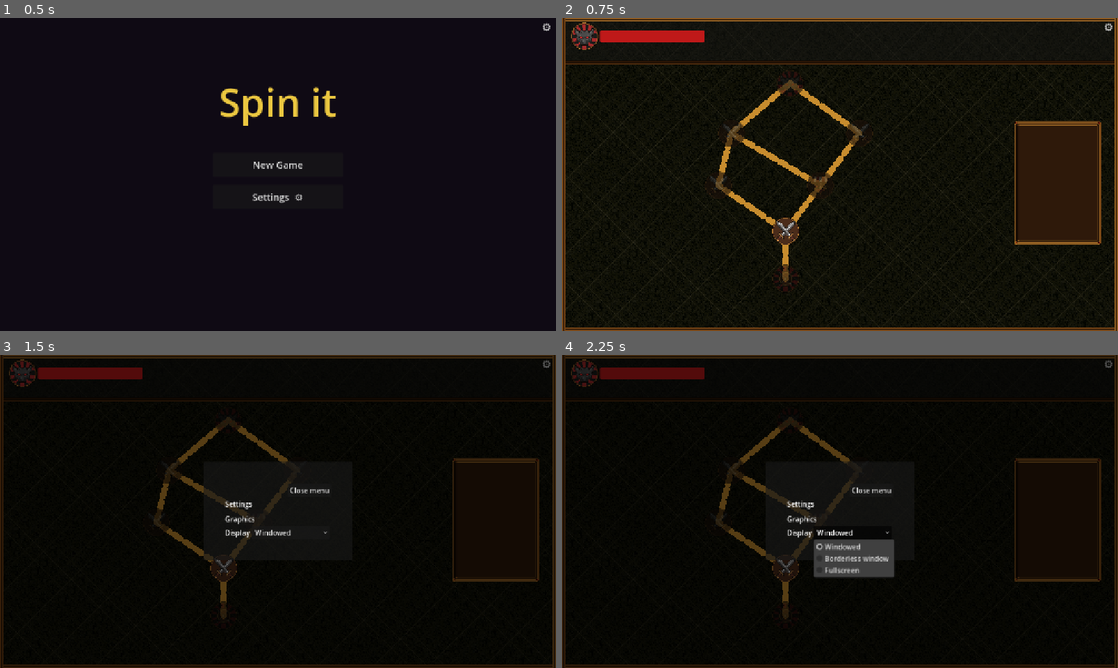
Above: before the commit, frames 1-4 (two rows, left to right).
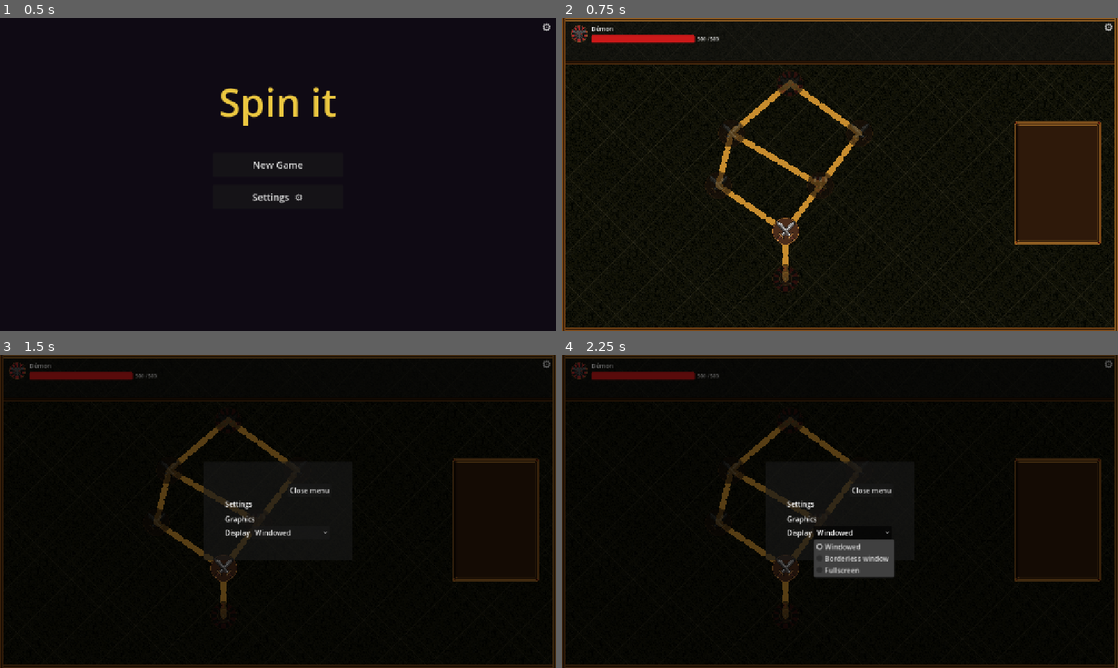
Above: after the commit, the same moments.

Repository: mgrass-dev/spin-it
Game: Godot game, scene res://scenes/title.tscn
Two runs of this game, one before a commit and one after it. Both use one fixed random seed, a clock stepped at 60 frames per second and the inputs below.
Inputs:
- Up to frame 1 (0.5 s): no input
- Up to frame 2 (0.75 s): click "New Game" at 0.5 s
- Up to frame 3 (1.5 s): click "⚙" at 1.25 s
- Up to frame 4 (2.25 s): click "Windowed" at 2 s

Frame 1 is identical in both runs. In frame 2, 0.7% of the frame differs, in the area x 1-29%, y 1-11%; in frame 3, 0.5%; in frame 4, 0.5%.

Commit message:
feat: generic HPBar component; fix info panel layout; boss HP on map

Diff:
--- /dev/null
+++ b/scenes/hp_bar.tscn
@@ -0,0 +1,40 @@
+[gd_scene format=3 uid="uid://c3hpbarscn001"]
+
+[ext_resource type="Script" uid="uid://c3hpbarscript1" path="res://scripts/hp_bar.gd" id="1_hpbar"]
+
+[node name="HPBar" type="HBoxContainer"]
+script = ExtResource("1_hpbar")
+theme_override_constants/separation = 8
+
+[node name="Icon" type="TextureRect" parent="."]
+custom_minimum_size = Vector2(40, 40)
+size_flags_vertical = 4
+expand_mode = 1
+stretch_mode = 4
+
+[node name="Content" type="VBoxContainer" parent="."]
+size_flags_horizontal = 3
+size_flags_vertical = 4
+theme_override_constants/separation = 4
+
+[node name="NameLabel" type="Label" parent="Content"]
+visible = false
+size_flags_horizontal = 3
+text = ""
+theme_override_font_sizes/font_size = 14
+
+[node name="BarRow" type="HBoxContainer" parent="Content"]
+size_flags_horizontal = 3
+size_flags_vertical = 4
+theme_override_constants/separation = 6
+
+[node name="Bar" type="ProgressBar" parent="Content/BarRow"]
+size_flags_horizontal = 3
+size_flags_vertical = 4
+custom_minimum_size = Vector2(0, 18)
+show_percentage = false
+
+[node name="ValueLabel" type="Label" parent="Content/BarRow"]
+size_flags_vertical = 4
+text = "0 / 0"
+theme_override_font_sizes/font_size = 11
--- a/scenes/main.tscn
+++ b/scenes/main.tscn
@@ -6,11 +6,10 @@
 [ext_resource type="Texture2D" uid="uid://dkebnr0474l07" path="res://sprites/background/fond_ennemi.png" id="3_enemy_bg"]
 [ext_resource type="Texture2D" uid="uid://dufvspmj8ri5g" path="res://sprites/background/fond_joueur.png" id="4_player_bg"]
 [ext_resource type="Texture2D" uid="uid://dgu3bykqg77sd" path="res://sprites/background/barre_de_séparation.png" id="5_separator"]
-[ext_resource type="Texture2D" uid="uid://d08syq3ek6nee" path="res://sprites/hud/barre_de_vie_ennemi.png" id="6_enemy_hp"]
-[ext_resource type="Texture2D" uid="uid://bqedb6wkxmhsu" path="res://sprites/hud/barre_de_vie_perso.png" id="7_player_hp"]
 [ext_resource type="Texture2D" uid="uid://crvcgeqwk3yuy" path="res://sprites/hud/hud_bille.png" id="9_hud_ball"]
 [ext_resource type="PackedScene" uid="uid://bpbktemfxbgni" path="res://scenes/damage_display.tscn" id="11_damage"]
 [ext_resource type="PackedScene" uid="uid://bofw1sm0ss8fu" path="res://scenes/settings_menu.tscn" id="11_ya4ey"]
+[ext_resource type="PackedScene" uid="uid://c3hpbarscn001" path="res://scenes/hp_bar.tscn" id="12_hpbar"]
 
 [node name="Main" type="Node2D" unique_id=1165397904]
 script = ExtResource("1_script")
@@ -33,10 +32,6 @@
 scale = Vector2(1.3499997, 1.3499997)
 texture = ExtResource("5_separator")
 
-[node name="EnemyHealthBar" type="Sprite2D" parent="." unique_id=200000004]
-position = Vector2(170, 40)
-texture = ExtResource("6_enemy_hp")
-
 [node name="EnemyWheel" parent="." unique_id=200000005 instance=ExtResource("1_wheel")]
 position = Vector2(663, 155)
 scale = Vector2(0.5, 0.5)
@@ -44,10 +39,6 @@
 [node name="PlayerWheel" parent="." unique_id=1552624772 instance=ExtResource("1_wheel")]
 position = Vector2(666, 511)
 scale = Vector2(0.75, 0.75)
-
-[node name="PlayerHealthBar" type="Sprite2D" parent="." unique_id=200000006]
-position = Vector2(1119, 357)
-texture = ExtResource("7_player_hp")
 
 [node name="HudBall" type="Sprite2D" parent="." unique_id=200000008]
 position = Vector2(1086, 658)
@@ -63,18 +54,16 @@
 [node name="UILayer" type="CanvasLayer" parent="."]
 layer = 5
 
-[node name="EnemyHPBar" type="ProgressBar" parent="UILayer"]
-offset_left = 82.0
-offset_top = 27.0
-offset_right = 318.0
-offset_bottom = 53.0
-show_percentage = false
+[node name="EnemyHPBar" parent="UILayer" instance=ExtResource("12_hpbar")]
+offset_left = 15.0
+offset_top = 10.0
+offset_right = 310.0
+offset_bottom = 62.0
 
-[node name="PlayerHPBar" type="ProgressBar" parent="UILayer"]
-offset_left = 1031.0
-offset_top = 344.0
-offset_right = 1267.0
-offset_bottom = 370.0
-show_percentage = false
+[node name="PlayerHPBar" parent="UILayer" instance=ExtResource("12_hpbar")]
+offset_left = 955.0
+offset_top = 328.0
+offset_right = 1265.0
+offset_bottom = 380.0
 
 [node name="SettingsMenu" parent="." unique_id=623952953 instance=ExtResource("11_ya4ey")]
--- a/scenes/map.tscn
+++ b/scenes/map.tscn
@@ -3,8 +3,8 @@
 [ext_resource type="Script" uid="uid://c3mapscript01" path="res://scripts/map.gd" id="1_script"]
 [ext_resource type="Texture2D" uid="uid://d3plvhbe2iqdv" path="res://sprites/map/map_fond_et_cadre.png" id="2_bg"]
 [ext_resource type="Texture2D" uid="uid://cvt7p5inj0fo" path="res://sprites/map/map_legende.png" id="3_legend"]
-[ext_resource type="Texture2D" uid="uid://bv11o5rg4hb4q" path="res://sprites/map/icone_boss.png" id="4_boss_icon"]
-[ext_resource type="PackedScene" uid="uid://bofw1sm0ss8fu" path="res://scenes/settings_menu.tscn" id="5_settings"]
+[ext_resource type="PackedScene" uid="uid://bofw1sm0ss8fu" path="res://scenes/settings_menu.tscn" id="4_settings"]
+[ext_resource type="PackedScene" uid="uid://c3hpbarscn001" path="res://scenes/hp_bar.tscn" id="5_hpbar"]
 
 [node name="Map" type="Node2D"]
 script = ExtResource("1_script")
@@ -29,25 +29,11 @@
 [node name="UILayer" type="CanvasLayer" parent="."]
 layer = 1
 
-[node name="BossSection" type="HBoxContainer" parent="UILayer"]
+[node name="BossHPBar" parent="UILayer" instance=ExtResource("5_hpbar")]
 offset_left = 20.0
 offset_top = 10.0
-offset_right = 340.0
-offset_bottom = 60.0
-
-[node name="BossIcon" type="TextureRect" parent="UILayer/BossSection"]
-custom_minimum_size = Vector2(46, 46)
-texture = ExtResource("4_boss_icon")
-expand_mode = 0
-stretch_mode = 4
-
-[node name="HPBar" type="ProgressBar" parent="UILayer/BossSection"]
-custom_minimum_size = Vector2(240, 28)
-size_flags_vertical = 4
-min_value = 0.0
-max_value = 100.0
-value = 100.0
-show_percentage = false
+offset_right = 360.0
+offset_bottom = 62.0
 
 [node name="InfoPanel" type="Panel" parent="UILayer"]
 offset_left = 952.0
@@ -56,47 +42,20 @@
 offset_bottom = 700.0
 visible = false
 
-[node name="NodeLabel" type="Label" parent="UILayer/InfoPanel"]
-offset_left = 10.0
-offset_top = 14.0
-offset_right = 278.0
-offset_bottom = 50.0
-text = "Combat"
-horizontal_alignment = 1
-theme_override_font_sizes/font_size = 22
-
-[node name="MobIcon" type="TextureRect" parent="UILayer/InfoPanel"]
-offset_left = 94.0
-offset_top = 58.0
-offset_right = 194.0
-offset_bottom = 158.0
-expand_mode = 1
-stretch_mode = 4
-
-[node name="MobName" type="Label" parent="UILayer/InfoPanel"]
-offset_left = 10.0
-offset_top = 164.0
-offset_right = 278.0
-offset_bottom = 196.0
-text = ""
-horizontal_alignment = 1
-theme_override_font_sizes/font_size = 16
-
-[node name="MobHP" type="Label" parent="UILayer/InfoPanel"]
-offset_left = 10.0
-offset_top = 202.0
-offset_right = 278.0
-offset_bottom = 228.0
-text = ""
-horizontal_alignment = 1
-theme_override_font_sizes/font_size = 13
+[node name="MobHPBar" parent="UILayer/InfoPanel" instance=ExtResource("5_hpbar")]
+offset_left = 8.0
+offset_top = 168.0
+offset_right = 280.0
+offset_bottom = 254.0
+icon_size = Vector2(60, 60)
+font_size_name = 16
 
 [node name="StartButton" type="Button" parent="UILayer/InfoPanel"]
 offset_left = 44.0
-offset_top = 574.0
+offset_top = 400.0
 offset_right = 244.0
-offset_bottom = 618.0
+offset_bottom = 440.0
 text = "Start"
 theme_override_font_sizes/font_size = 20
 
-[node name="SettingsMenu" parent="." instance=ExtResource("5_settings")]
+[node name="SettingsMenu" parent="." instance=ExtResource("4_settings")]
--- a/scripts/game_state.gd
+++ b/scripts/game_state.gd
@@ -11,6 +11,7 @@
 
 var enemy_hp: int = 0
 var enemy_max_hp: int = 0
+var enemy_name: String = ""
 
 func start_combat(node_id: String, level_data: Dictionary) -> void:
 	current_combat_node_id = node_id
@@ -21,6 +22,7 @@
 	var e: Dictionary = level_data.get("enemies", {}).get("default_combat", {})
 	enemy_max_hp = e.get("max_hp", 50)
 	enemy_hp = e.get("hp", enemy_max_hp)
+	enemy_name = e.get("name", "Enemy")
 
 func complete_current_combat() -> void:
 	if current_combat_node_id != "" and current_combat_node_id not in completed_nodes:
--- /dev/null
+++ b/scripts/hp_bar.gd
@@ -0,0 +1,44 @@
+class_name HPBar
+extends HBoxContainer
+
+@export var icon_size: Vector2 = Vector2(40, 40)
+@export var font_size_name: int = 14
+@export var font_size_value: int = 11
+
+@onready var _icon: TextureRect = $Icon
+@onready var _name_label: Label = $Content/NameLabel
+@onready var _bar_row: HBoxContainer = $Content/BarRow
+@onready var _bar: ProgressBar = $Content/BarRow/Bar
+@onready var _value_label: Label = $Content/BarRow/ValueLabel
+
+func _ready() -> void:
+	_icon.custom_minimum_size = icon_size
+	_name_label.add_theme_font_size_override("font_size", font_size_name)
+	_value_label.add_theme_font_size_override("font_size", font_size_value)
+	_style_bar()
+
+func _style_bar() -> void:
+	var fill := StyleBoxFlat.new()
+	fill.bg_color = Color(0.8, 0.1, 0.1)
+	fill.set_corner_radius_all(3)
+	var bg := StyleBoxFlat.new()
+	bg.bg_color = Color(0.12, 0.04, 0.04, 0.85)
+	bg.set_corner_radius_all(3)
+	_bar.add_theme_stylebox_override("fill", fill)
+	_bar.add_theme_stylebox_override("background", bg)
+	_bar.show_percentage = false
+	_value_label.add_theme_color_override("font_color", Color.WHITE)
+
+func setup(icon_texture: Texture2D, entity_name: String, hp: int, max_hp: int) -> void:
+	_icon.texture = icon_texture
+	_icon.visible = icon_texture != null
+	_name_label.text = entity_name
+	_name_label.visible = entity_name != ""
+	_bar_row.visible = max_hp > 0
+	update_hp(hp, max_hp)
+
+func update_hp(hp: int, max_hp: int) -> void:
+	_bar.max_value = max_hp
+	_bar.value = hp
+	if max_hp > 0:
+		_value_label.text = "%d / %d" % [hp, max_hp]
--- a/scripts/main.gd
+++ b/scripts/main.gd
@@ -7,8 +7,8 @@
 @onready var ball: Node2D = $Ball
 @onready var damage_display: CanvasLayer = $DamageDisplay
 @onready var _ui_layer: CanvasLayer = $UILayer
-@onready var _enemy_hp_bar: ProgressBar = $UILayer/EnemyHPBar
-@onready var _player_hp_bar: ProgressBar = $UILayer/PlayerHPBar
+@onready var _enemy_hp_bar: HPBar = $UILayer/EnemyHPBar
+@onready var _player_hp_bar: HPBar = $UILayer/PlayerHPBar
 
 const WHEEL_VISUAL_RADIUS := 250.0
 const BALL_APPROACH_DURATION := 0.5
@@ -30,8 +30,6 @@
 var _player_log_scroll: ScrollContainer
 var _enemy_log_scroll: ScrollContainer
 var _enemy_ball: Sprite2D
-var _enemy_hp_label: Label
-var _player_hp_label: Label
 
 func _ready() -> void:
 	if not OS.has_feature("editor"):
@@ -61,36 +59,13 @@
 		GameState.player_max_hp = 50
 		GameState.player_hp = 50
 
-	var fill := StyleBoxFlat.new()
-	fill.bg_color = Color(0.8, 0.1, 0.1)
-	fill.set_corner_radius_all(3)
-	var bg := StyleBoxFlat.new()
-	bg.bg_color = Color(0.12, 0.04, 0.04, 0.85)
-	bg.set_corner_radius_all(3)
-
-	for bar: ProgressBar in [_enemy_hp_bar, _player_hp_bar]:
-		bar.add_theme_stylebox_override("fill", fill.duplicate())
-		bar.add_theme_stylebox_override("background", bg.duplicate())
-
-	_enemy_hp_bar.max_value = GameState.enemy_max_hp
-	_enemy_hp_bar.value = GameState.enemy_hp
-	_player_hp_bar.max_value = GameState.player_max_hp
-	_player_hp_bar.value = GameState.player_hp
-
-	for bar: ProgressBar in [_enemy_hp_bar, _player_hp_bar]:
-		var lbl := Label.new()
-		lbl.set_anchors_and_offsets_preset(Control.PRESET_FULL_RECT)
-		lbl.horizontal_alignment = HORIZONTAL_ALIGNMENT_CENTER
-		lbl.vertical_alignment = VERTICAL_ALIGNMENT_CENTER
-		lbl.add_theme_color_override("font_color", Color.WHITE)
-		lbl.add_theme_font_size_override("font_size", 12)
-		lbl.mouse_filter = Control.MOUSE_FILTER_IGNORE
-		bar.add_child(lbl)
-		if bar == _enemy_hp_bar:
-			_enemy_hp_label = lbl
-		else:
-			_player_hp_label = lbl
-	_update_hp_labels()
+	_enemy_hp_bar.setup(
+		load("res://sprites/map/icone_combat.png"),
+		"",
+		GameState.enemy_hp,
+		GameState.enemy_max_hp
+	)
+	_player_hp_bar.setup(null, "", GameState.player_hp, GameState.player_max_hp)
 
 func _setup_section_overlays() -> void:
 	# Layer 2 sits above the Node2D world but below the HP-bar UILayer (5)
@@ -119,12 +94,6 @@
 	_enemy_ball.z_index = 2
 	_enemy_ball.visible = false
 	add_child(_enemy_ball)
-
-func _update_hp_labels() -> void:
-	if _enemy_hp_label:
-		_enemy_hp_label.text = "%d / %d" % [GameState.enemy_hp, GameState.enemy_max_hp]
-	if _player_hp_label:
-		_player_hp_label.text = "%d / %d" % [GameState.player_hp, GameState.player_max_hp]
 
 func _setup_logs() -> void:
 	# Player log — bottom-left of player section, left of the wheel
@@ -289,8 +258,7 @@
 
 func _apply_player_damage(amount: int) -> void:
 	GameState.enemy_hp = maxi(0, GameState.enemy_hp - amount)
-	_enemy_hp_bar.value = GameState.enemy_hp
-	_update_hp_labels()
+	_enemy_hp_bar.update_hp(GameState.enemy_hp, GameState.enemy_max_hp)
 	ball.return_to_slot()
 	ball.visible = true
 	_add_player_log("You deal %d damage  (enemy: %d HP)" % [amount, GameState.enemy_hp])
@@ -304,8 +272,7 @@
 
 func _apply_enemy_damage(amount: int) -> void:
 	GameState.player_hp = maxi(0, GameState.player_hp - amount)
-	_player_hp_bar.value = GameState.player_hp
-	_update_hp_labels()
+	_player_hp_bar.update_hp(GameState.player_hp, GameState.player_max_hp)
 	_add_enemy_log("Enemy deals %d damage  (you: %d HP)" % [amount, GameState.player_hp])
 	_turn_number += 1
 	if GameState.player_hp <= 0:
--- a/scripts/map.gd
+++ b/scripts/map.gd
@@ -8,14 +8,18 @@
 const DASH_LEN := 18.0
 const GAP_LEN := 12.0
 
+const _NODE_ICONS := {
+	"combat": "res://sprites/map/icone_combat.png",
+	"boss": "res://sprites/map/icone_boss.png",
+	"merchant": "res://sprites/map/icone_marchand.png",
+	"start": "res://sprites/map/icone_départ.png",
+}
+
 @onready var paths_layer: Node2D = $PathsLayer
 @onready var nodes_layer: Node2D = $NodesLayer
-@onready var boss_hp_bar: ProgressBar = $UILayer/BossSection/HPBar
+@onready var boss_hp_bar: HPBar = $UILayer/BossHPBar
 @onready var info_panel: Control = $UILayer/InfoPanel
-@onready var node_label: Label = $UILayer/InfoPanel/NodeLabel
-@onready var mob_icon: TextureRect = $UILayer/InfoPanel/MobIcon
-@onready var mob_name_label: Label = $UILayer/InfoPanel/MobName
-@onready var mob_hp_label: Label = $UILayer/InfoPanel/MobHP
+@onready var mob_hp_bar: HPBar = $UILayer/InfoPanel/MobHPBar
 @onready var start_button: Button = $UILayer/InfoPanel/StartButton
 
 var level_data: Dictionary = {}
@@ -23,21 +27,10 @@
 var selected_node: MapNode = null
 
 func _ready() -> void:
-	_style_hp_bar()
 	info_panel.add_theme_stylebox_override("panel", StyleBoxEmpty.new())
 	info_panel.visible = false
 	start_button.pressed.connect(_on_start_pressed)
 	_load_level(GameState.current_level)
-
-func _style_hp_bar() -> void:
-	var fill := StyleBoxFlat.new()
-	fill.bg_color = Color(0.75, 0.1, 0.1)
-	fill.set_corner_radius_all(4)
-	boss_hp_bar.add_theme_stylebox_override("fill", fill)
-	var bg := StyleBoxFlat.new()
-	bg.bg_color = Color(0.15, 0.05, 0.05)
-	bg.set_corner_radius_all(4)
-	boss_hp_bar.add_theme_stylebox_override("background", bg)
 
 func _load_level(level_id: int) -> void:
 	var path := LEVEL_PATH % level_id
@@ -53,8 +46,13 @@
 
 func _build_map() -> void:
 	if "boss" in level_data:
-		boss_hp_bar.max_value = level_data["boss"]["max_hp"]
-		boss_hp_bar.value = level_data["boss"]["hp"]
+		var b: Dictionary = level_data["boss"]
+		boss_hp_bar.setup(
+			load(_NODE_ICONS["boss"]),
+			b.get("name", ""),
+			b.get("hp", 0),
+			b.get("max_hp", 0)
+		)
 	_draw_paths()
 	_create_nodes()
 	_apply_state()
@@ -122,42 +120,24 @@
 			return node_data
 	return {}
 
-const _NODE_ICONS := {
-	"combat": "res://sprites/map/icone_combat.png",
-	"boss": "res://sprites/map/icone_boss.png",
-	"merchant": "res://sprites/map/icone_marchand.png",
-	"start": "res://sprites/map/icone_départ.png",
-}
-
 func _on_node_selected(mn: MapNode) -> void:
 	selected_node = mn
 	info_panel.visible = true
-	node_label.text = _type_label(mn.node_type)
-	mob_icon.texture = load(_NODE_ICONS.get(mn.node_type, _NODE_ICONS["combat"]))
 	start_button.visible = mn.node_type != "start"
+
+	var icon_tex: Texture2D = load(_NODE_ICONS.get(mn.node_type, _NODE_ICONS["combat"]))
 
 	match mn.node_type:
 		"combat":
 			var e: Dictionary = level_data.get("enemies", {}).get("default_combat", {})
-			mob_name_label.text = e.get("name", "Unknown")
-			mob_hp_label.text = "HP: %d / %d" % [e.get("hp", 0), e.get("max_hp", 0)]
+			mob_hp_bar.setup(icon_tex, e.get("name", "Unknown"), e.get("hp", 0), e.get("max_hp", 0))
 		"boss":
 			var b: Dictionary = level_data.get("boss", {})
-			mob_name_label.text = b.get("name", "Unknown")
-			mob_hp_label.text = "HP: %d / %d" % [b.get("hp", 0), b.get("max_hp", 0)]
+			mob_hp_bar.setup(icon_tex, b.get("name", "Unknown"), b.get("hp", 0), b.get("max_hp", 0))
 		"merchant":
-			mob_name_label.text = "Merchant"
-			mob_hp_label.text = ""
+			mob_hp_bar.setup(icon_tex, "Merchant", 0, 0)
 		_:
-			mob_name_label.text = ""
-			mob_hp_label.text = ""
-
-func _type_label(type: String) -> String:
-	match type:
-		"combat": return "Combat"
-		"boss": return "Final Boss"
-		"merchant": return "Merchant"
-		_: return ""
+			mob_hp_bar.setup(null, "", 0, 0)
 
 func _on_start_pressed() -> void:
 	if selected_node == null:
